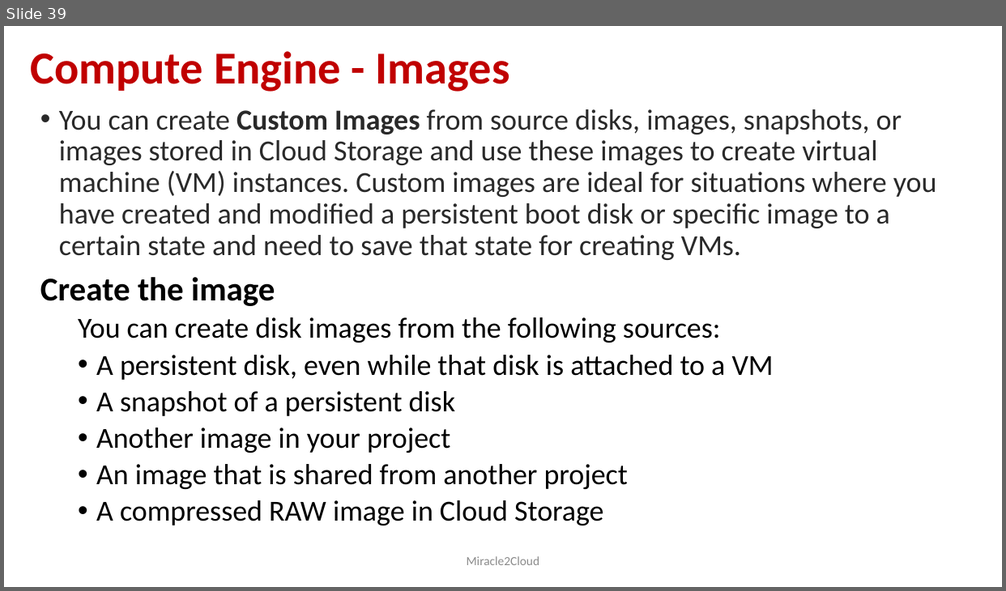
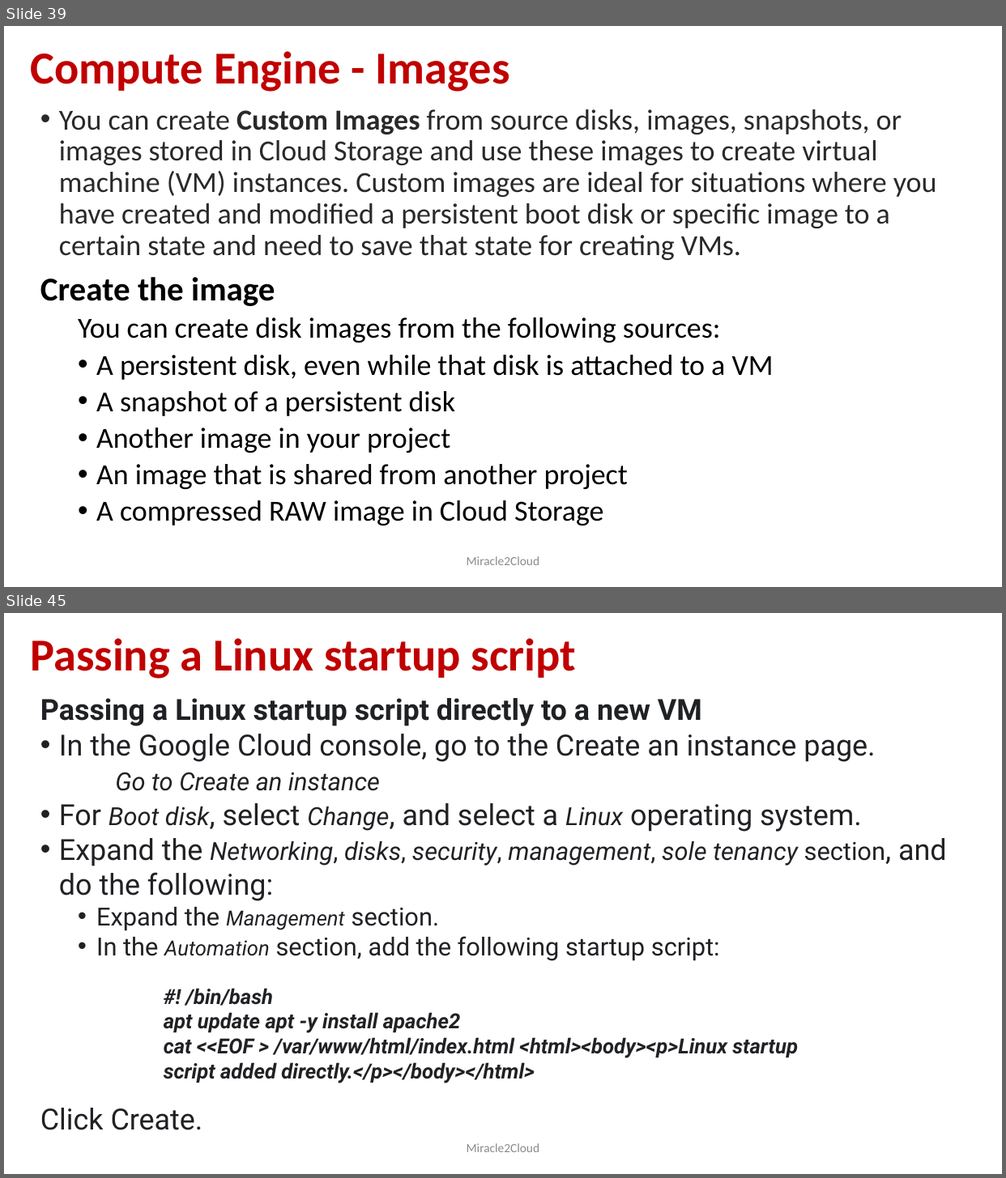
Before and after one commit to miracle2cloud/gcp, a slide deck: Google Cloud Platform.pptx. Shown one above the other, each under a label of ours: slide 39 before the commit, slides 39 and 45 after it; the slides between them are not shown. The pictures are 1006x591 and 1006x1178 pixels, drawn with LibreOffice and Linux fonts; fonts in the diff are those of the drawing. Boxes give left, top, right and bottom in pixels: in the first picture for what was removed or moved away, otherwise in the second. Text is boxed around its words. In the diff, an @@ line names an element or a change of style, - is before the commit and + after.

```diff
--- a/Google Cloud Platform.pptx
+++ b/Google Cloud Platform.pptx
@@ slide 45 added at box(4, 613, 1002, 1174), background #FFFFFF @@
@@ title added at box(30, 638, 577, 679), 44 pt, text #C00000, bold @@
+Passing a Linux startup script
@@ text added at box(40, 698, 947, 1131), 28 pt, text #202124 @@
+Passing a Linux startup script directly to a new VM
+• In the Google Cloud console, go to the Create an instance page.
+Go to Create an instance
+• For Boot disk, select Change, and select a Linux operating system.
+• Expand the Networking, disks, security, management, sole tenancy section, and do the following:
+  • Expand the Management section.
+  • In the Automation section, add the following startup script:
+Click Create.
@@ text added at box(164, 988, 798, 1084), 20 pt, text #202124, bold, italic @@
+#! /bin/bash
+apt update apt -y install apache2
+cat <<EOF > /var/www/html/index.html <html><body><p>Linux startup script added directly.</p></body></html>
@@ text added at box(467, 1144, 539, 1152), 12 pt, text #8C8C8C @@
+Miracle2Cloud
```
Also in this commit, not shown: 1 slide changed, 11 other slides added.
